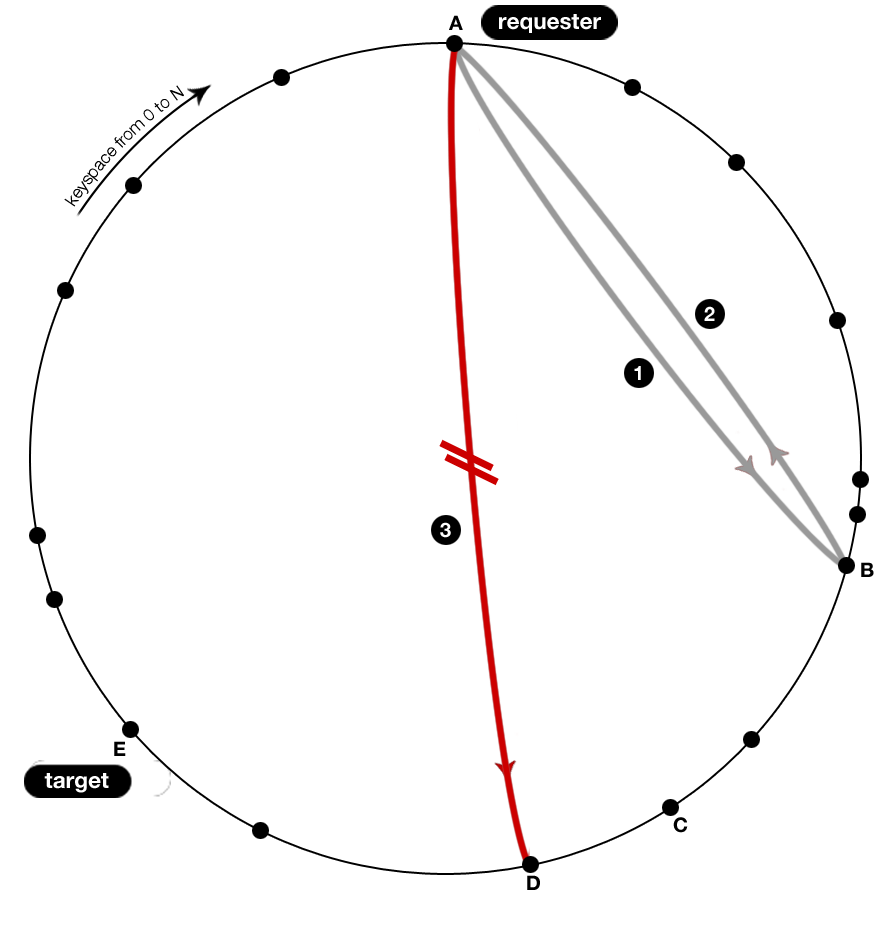
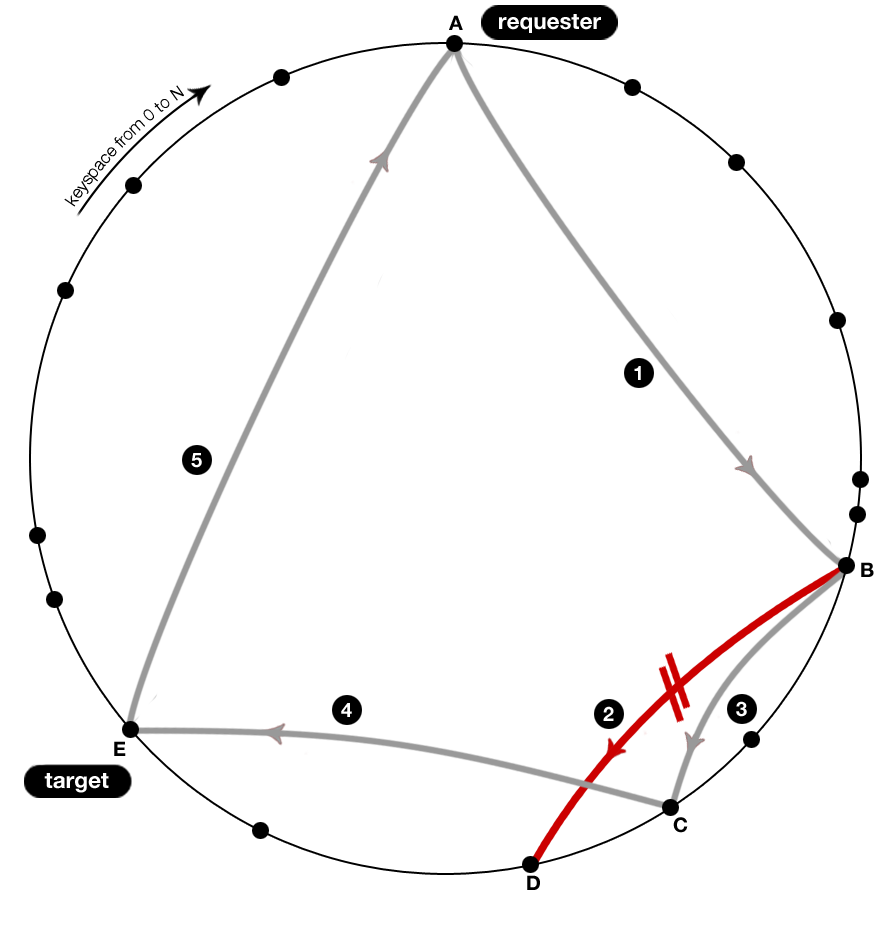
Layer changes from the first 893×927 image to the second:
hid group "Lookup path Chord fail" (16 layers) over <box>431,47,849,863</box>
showed group "Lookup path Pastry fail" (27 layers) over <box>121,47,849,863</box>
painted on "Layer 3 copy" over <box>31,760,171,797</box>
